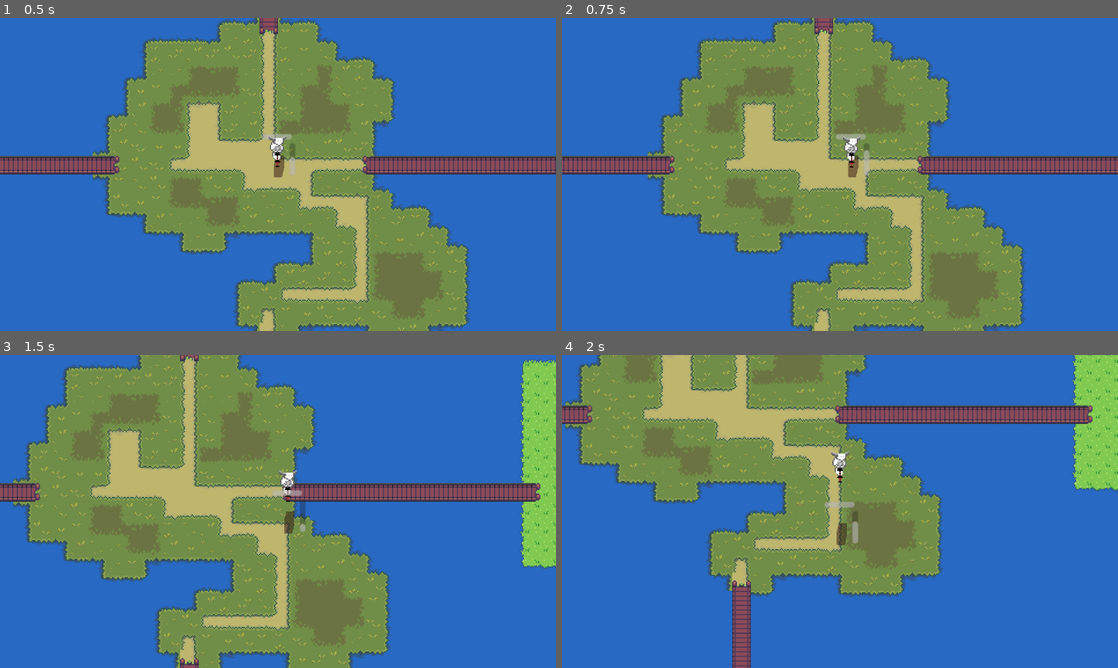
Above: before the commit, frames 1-4 (two rows, left to right).
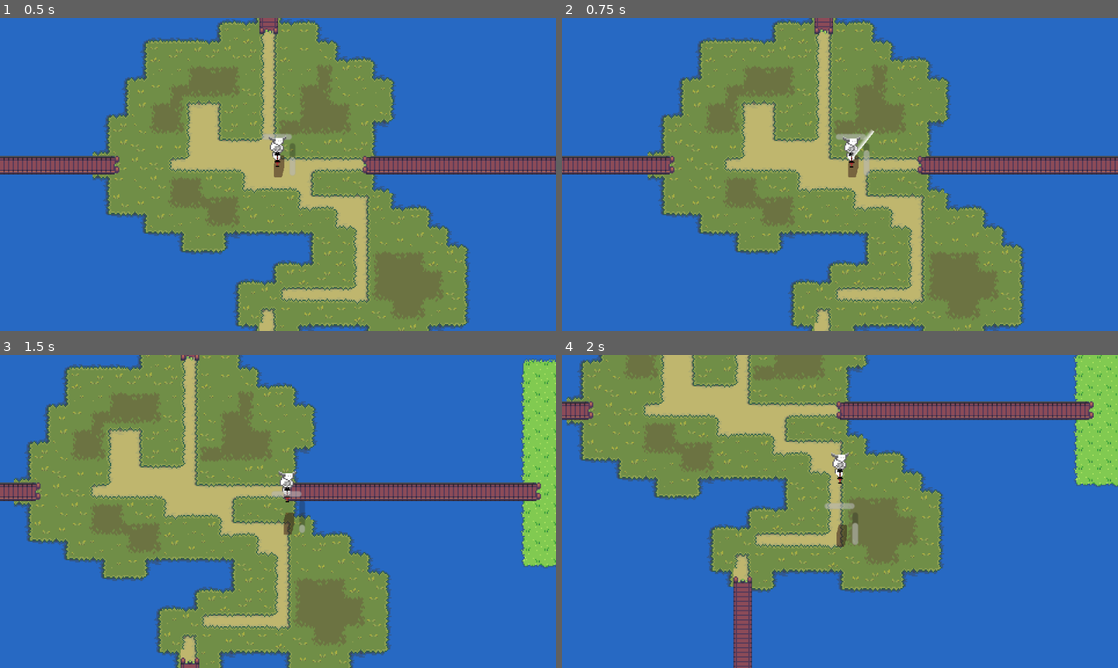
Above: after the commit, the same moments.

Repository: NDJia/tojam2025
Game: Godot game, scene res://Scenes/main/main.tscn
Two runs of this game, one before a commit and one after it. Both use one fixed random seed, a clock stepped at 60 frames per second and the inputs below.
Inputs (mouse positions are in pixels of both pictures, inside the frame that each line leads up to):
- Up to frame 1 (0.5 s): no input
- Up to frame 2 (0.75 s): move the mouse to (962, 158) at 0.52 s; hold D (Right) from 0.53 s (still down); click (962, 158) at 0.6 s
- Up to frame 3 (1.5 s): move the mouse to (166, 527) at 1.27 s; release D (Right) at 1.28 s; hold S (Down) from 1.28 s (still down); tap Space (Dash) at 1.35 s
- Up to frame 4 (2 s): keep holding S (Down); click (728, 527) at 1.55 s

Frame 1 is identical in both runs. In frame 2, less than 0.1% of the frame differs, in the area x 51-57%, y 35-45%; in frame 3, 7.5%; in frame 4, 14%, in the area x 0-100%, y 0-100%.

Commit message:
ForFixingAnIssue

Diff:
--- /dev/null
+++ b/Scenes/food.tscn
@@ -0,0 +1,6 @@
+[gd_scene load_steps=2 format=3 uid="uid://snpu5upsful7"]
+
+[ext_resource type="Script" uid="uid://bogq6ilknpf45" path="res://food.gd" id="1_j4qko"]
+
+[node name="Food" type="Node2D"]
+script = ExtResource("1_j4qko")
--- a/Scenes/main/game.tscn
+++ b/Scenes/main/game.tscn
@@ -1,12 +1,9 @@
-[gd_scene load_steps=6 format=3 uid="uid://m3w3wy2ctq27"]
+[gd_scene load_steps=5 format=3 uid="uid://m3w3wy2ctq27"]
 
 [ext_resource type="PackedScene" uid="uid://lijg8xjgo2gs" path="res://Scenes/main/player.tscn" id="1_80i0f"]
 [ext_resource type="PackedScene" uid="uid://dx3nmw304muta" path="res://Scenes/main/map_floor.tscn" id="1_duhwf"]
 [ext_resource type="Script" uid="uid://d03xu7n4p5rvq" path="res://Scripts/game.gd" id="1_y2epo"]
 [ext_resource type="PackedScene" uid="uid://behop5phl7ltg" path="res://Scenes/main/map_prop.tscn" id="2_y2epo"]
-
-[sub_resource type="TileSet" id="TileSet_uj3lb"]
-physics_layer_0/collision_layer = 1
 
 [node name="Game" type="Node2D"]
 y_sort_enabled = true
@@ -18,9 +15,3 @@
 [node name="MapProp" parent="." instance=ExtResource("2_y2epo")]
 
 [node name="Player" parent="." instance=ExtResource("1_80i0f")]
-
-[node name="MapWall" type="TileMapLayer" parent="."]
-y_sort_enabled = true
-texture_filter = 1
-tile_set = SubResource("TileSet_uj3lb")
-metadata/_edit_lock_ = true
--- a/Scenes/main/player.tscn
+++ b/Scenes/main/player.tscn
@@ -1,16 +1,27 @@
-[gd_scene load_steps=11 format=3 uid="uid://lijg8xjgo2gs"]
+[gd_scene load_steps=18 format=3 uid="uid://lijg8xjgo2gs"]
 
 [ext_resource type="Script" uid="uid://dwu2oih2iddty" path="res://Scripts/player.gd" id="1_c5wjw"]
 [ext_resource type="Texture2D" uid="uid://bse30n5ndaeh3" path="res://Assets/Textures/goat_on_pogo.png" id="2_me5wt"]
 [ext_resource type="Texture2D" uid="uid://2jyf4ktkxkkb" path="res://Temp/Shadow.png" id="3_jos6x"]
 [ext_resource type="AudioStream" uid="uid://bkylmmdu1osql" path="res://Assets/Sounds/Record (online-voice-recorder.com).mp3" id="4_me5wt"]
 
+[sub_resource type="RectangleShape2D" id="RectangleShape2D_me5wt"]
+size = Vector2(31.4624, 4)
+
+[sub_resource type="Gradient" id="Gradient_q2g35"]
+colors = PackedColorArray(1, 1, 1, 0, 1, 1, 1, 1)
+
+[sub_resource type="GradientTexture2D" id="GradientTexture2D_0ntsr"]
+gradient = SubResource("Gradient_q2g35")
+fill_from = Vector2(1, 0)
+fill_to = Vector2(1, 0.982906)
+
 [sub_resource type="RectangleShape2D" id="RectangleShape2D_ovolq"]
 size = Vector2(7, 6.035)
 
 [sub_resource type="CapsuleShape2D" id="CapsuleShape2D_jos6x"]
 radius = 4.0
-height = 20.0
+height = 12.0
 
 [sub_resource type="Animation" id="Animation_ovolq"]
 resource_name = "Dash"
@@ -114,17 +125,124 @@
 &"RESET": SubResource("Animation_jos6x")
 }
 
+[sub_resource type="Animation" id="Animation_rvihw"]
+length = 0.001
+tracks/0/type = "value"
+tracks/0/imported = false
+tracks/0/enabled = true
+tracks/0/path = NodePath("Weapon/AttackBox:visible")
+tracks/0/interp = 1
+tracks/0/loop_wrap = true
+tracks/0/keys = {
+"times": PackedFloat32Array(0),
+"transitions": PackedFloat32Array(1),
+"update": 1,
+"values": [false]
+}
+tracks/1/type = "value"
+tracks/1/imported = false
+tracks/1/enabled = true
+tracks/1/path = NodePath("Weapon/AttackBox:rotation")
+tracks/1/interp = 1
+tracks/1/loop_wrap = true
+tracks/1/keys = {
+"times": PackedFloat32Array(0),
+"transitions": PackedFloat32Array(1),
+"update": 0,
+"values": [0.0]
+}
+
+[sub_resource type="Animation" id="Animation_cotkh"]
+resource_name = "Right"
+length = 0.2
+tracks/0/type = "value"
+tracks/0/imported = false
+tracks/0/enabled = true
+tracks/0/path = NodePath("Weapon/AttackBox:visible")
+tracks/0/interp = 1
+tracks/0/loop_wrap = true
+tracks/0/keys = {
+"times": PackedFloat32Array(0),
+"transitions": PackedFloat32Array(1),
+"update": 1,
+"values": [true]
+}
+tracks/1/type = "value"
+tracks/1/imported = false
+tracks/1/enabled = true
+tracks/1/path = NodePath("Weapon/AttackBox:rotation")
+tracks/1/interp = 1
+tracks/1/loop_wrap = true
+tracks/1/keys = {
+"times": PackedFloat32Array(0, 0.2),
+"transitions": PackedFloat32Array(1, 1),
+"update": 0,
+"values": [0.0, 3.14159]
+}
+
+[sub_resource type="Animation" id="Animation_q2g35"]
+resource_name = "Left"
+length = 0.2
+tracks/0/type = "value"
+tracks/0/imported = false
+tracks/0/enabled = true
+tracks/0/path = NodePath("Weapon/AttackBox:visible")
+tracks/0/interp = 1
+tracks/0/loop_wrap = true
+tracks/0/keys = {
+"times": PackedFloat32Array(0),
+"transitions": PackedFloat32Array(1),
+"update": 1,
+"values": [true]
+}
+tracks/1/type = "value"
+tracks/1/imported = false
+tracks/1/enabled = true
+tracks/1/path = NodePath("Weapon/AttackBox:rotation")
+tracks/1/interp = 1
+tracks/1/loop_wrap = true
+tracks/1/keys = {
+"times": PackedFloat32Array(0, 0.2),
+"transitions": PackedFloat32Array(1, 1),
+"update": 0,
+"values": [3.14159, 0.0]
+}
+
+[sub_resource type="AnimationLibrary" id="AnimationLibrary_sqgeh"]
+_data = {
+&"Left": SubResource("Animation_q2g35"),
+&"RESET": SubResource("Animation_rvihw"),
+&"Right": SubResource("Animation_cotkh")
+}
+
 [node name="Player" type="CharacterBody2D"]
 z_index = 1
 y_sort_enabled = true
 script = ExtResource("1_c5wjw")
 
+[node name="Weapon" type="Node2D" parent="."]
+position = Vector2(0, -16)
+rotation = -2.72981
+
+[node name="AttackBox" type="Area2D" parent="Weapon"]
+visible = false
+
+[node name="CollisionShape2D" type="CollisionShape2D" parent="Weapon/AttackBox"]
+position = Vector2(14.7312, 9.53674e-07)
+scale = Vector2(1, 1)
+shape = SubResource("RectangleShape2D_me5wt")
+
+[node name="Sprite2D" type="Sprite2D" parent="Weapon/AttackBox"]
+position = Vector2(13.7174, 0)
+scale = Vector2(0.459917, 0.0625)
+texture = SubResource("GradientTexture2D_0ntsr")
+
 [node name="CollisionShape2D" type="CollisionShape2D" parent="."]
-position = Vector2(-1, -4)
+position = Vector2(0, -5)
 shape = SubResource("RectangleShape2D_ovolq")
 
 [node name="Hitbox" type="Area2D" parent="."]
-position = Vector2(0, -18)
+position = Vector2(0, -21)
 collision_layer = 2
 collision_mask = 2
 
@@ -136,7 +254,7 @@
 offset = Vector2(0, 2.58)
 
 [node name="CollisionShape2D" type="CollisionShape2D" parent="Hitbox"]
-position = Vector2(-1, 4)
+position = Vector2(0, 6)
 shape = SubResource("CapsuleShape2D_jos6x")
 
 [node name="Shadow" type="Sprite2D" parent="."]
@@ -184,3 +302,10 @@
 libraries = {
 &"": SubResource("AnimationLibrary_me5wt")
 }
+
+[node name="AttackAnimator" type="AnimationPlayer" parent="."]
+libraries = {
+&"": SubResource("AnimationLibrary_sqgeh")
+}
+
+[connection signal="animation_finished" from="AttackAnimator" to="." method="AttackFinish"]
--- a/Scripts/player.gd
+++ b/Scripts/player.gd
@@ -9,11 +9,17 @@
 var immune = 1
 ## when this value is above 0 the player is immune to hits, the value goes down by time
 
+var is_attacking = false
+## Variable that tracks if player is attacking
+
 @export var grounded = true
 ## Determines if the player is in the air or not
 
 var state = "Alive"
 ## State of the player
+
+var active_items = []
+## A List Of Currently Active Items
 
 @export_category("Movement Settings")
 
@@ -109,6 +115,13 @@
 		$Hitbox/Body.texture = side
 		$Hitbox/Body.flip_h = true
 
+	#Checks if the player is attacking
+	if Input.is_action_just_pressed("Attack"):
+		is_attacking = true
+		$AttackAnimator.play("Right")
+	if Input.is_action_just_released("Attack"):
+		is_attacking = false
+
 func hit():
 	$Hitbox/Body.modulate = Color("ff0000")
 	$Sound.play(0.8)
@@ -131,3 +144,12 @@
 	velocity += dash_power * Vector2(Input.get_axis("Left","Right"),Input.get_axis("Up","Down")).normalized()
 	await($AnimationPlayer.animation_finished)
 	$AnimationPlayer.play("Idle")
+
+func AttackFinish(anim_name: StringName) -> void:
+	$Weapon.look_at(get_global_mouse_position())
+	if anim_name == "Right" and is_attacking:
+		$AttackAnimator.play("Left")
+	elif anim_name == "Left" and is_attacking:
+		$AttackAnimator.play("Right")
+	else:
+		$AttackAnimator.play("RESET")
--- /dev/null
+++ b/food.gd
@@ -0,0 +1,6 @@
+extends Node2D
+## Will randomly choose a food to spawn as.
+## Basic Foods:
+# Coffee - Less Jump Cooldown BUT Auto Jump
+# HotPepper - All Damage Causes Fire BUT You Also Burn
+# Hay - Gain Tiny Amount Of Health
--- a/project.godot
+++ b/project.godot
@@ -53,6 +53,11 @@
 "events": [Object(InputEventKey,"resource_local_to_scene":false,"resource_name":"","device":-1,"window_id":0,"alt_press …(191 unchanged characters)…
 ]
 }
+Attack={
+"deadzone": 0.2,
+"events": [Object(InputEventMouseButton,"resource_local_to_scene":false,"resource_name":"","device":-1,"window_id":0,"alt_pressed":false,"shift_pressed":false,"ctrl_pressed":false,"meta_pressed":false,"button_mask":0,"position":Vector2(0, 0),"global_position":Vector2(0, 0),"factor":1.0,"button_index":1,"canceled":false,"pressed":false,"double_click":false,"script":null)
+]
+}
 
 [layer_names]
 
Not shown, added: food.gd.uid
